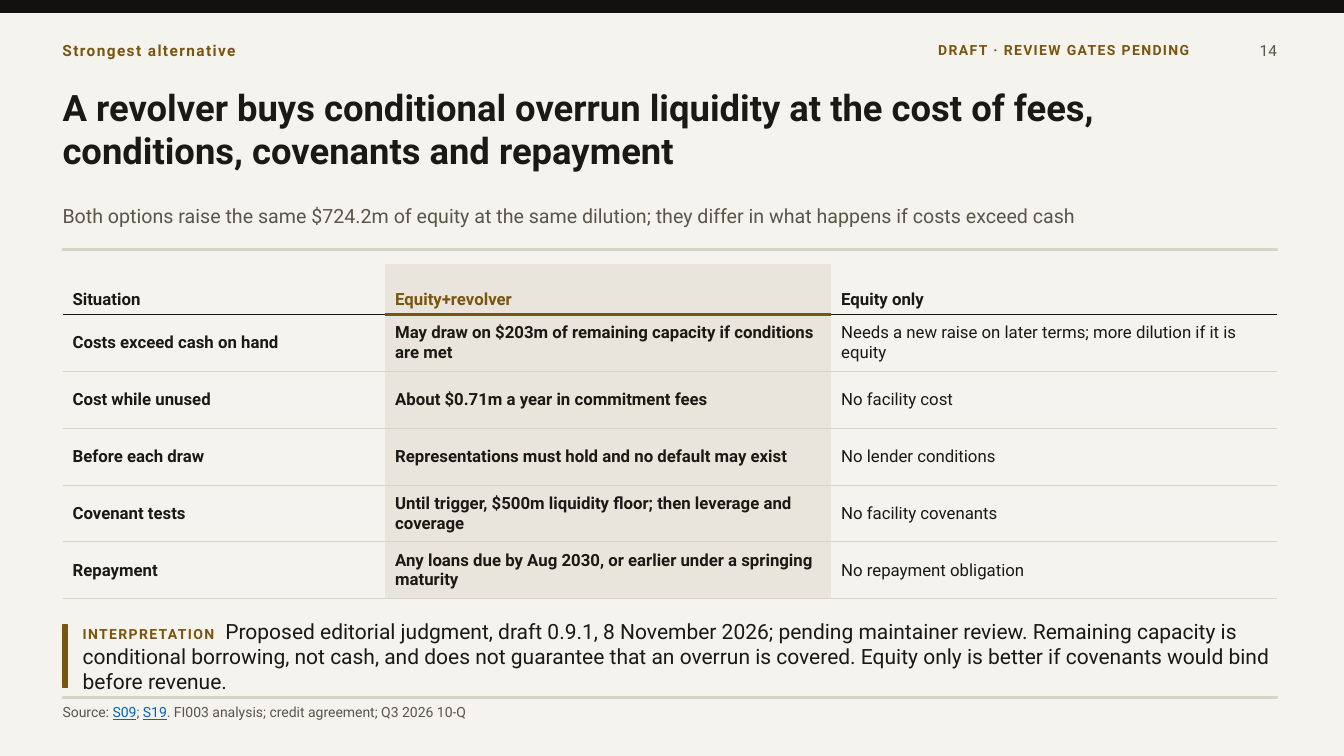
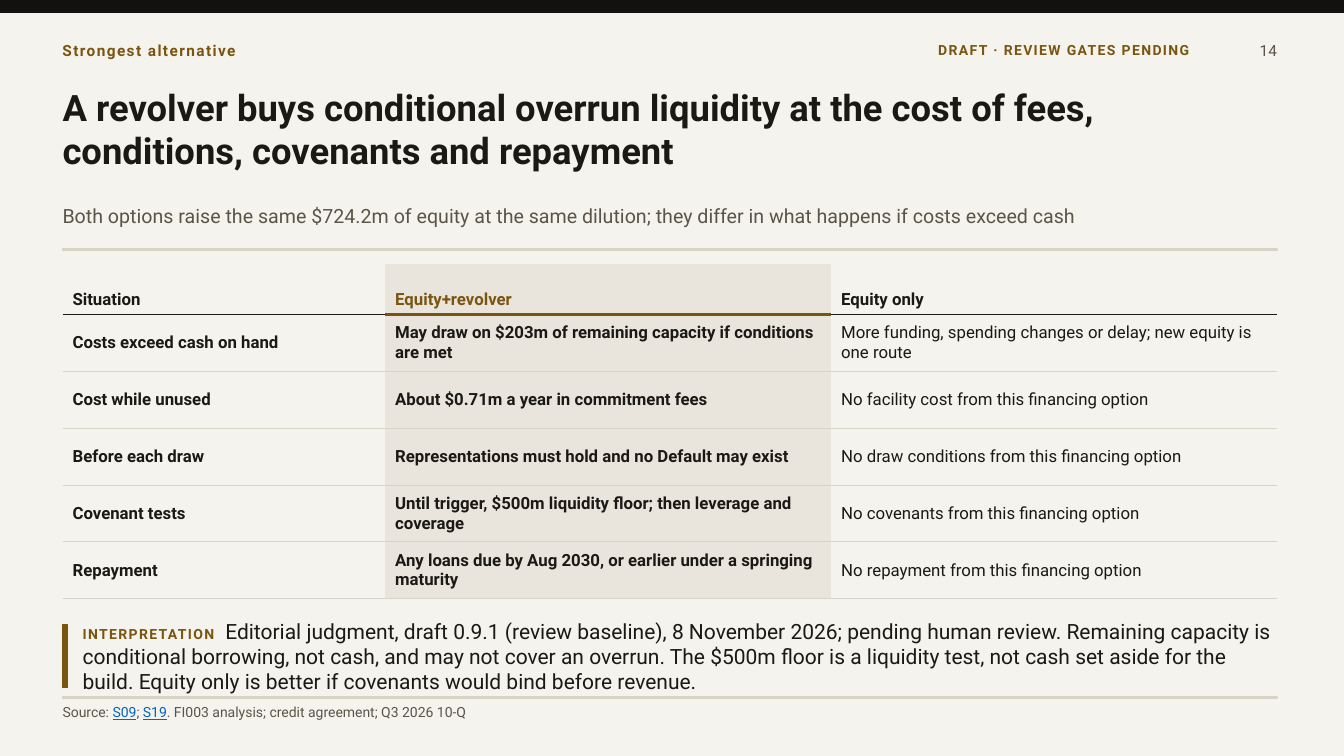
Before and after one commit to VSSpowerlifting/strategic-materials-policy-tracker, a slide deck: slide 14 of research/fi003/outputs/presentation-draft-v091/fi003-jpmorgan-mp-materials-draft-0.9.1.pptx. Drawn at 1344x756 pixels with LibreOffice and Linux fonts; fonts in the diff are those of the drawing. Boxes give left, top, right and bottom in pixels: in the first picture for what was removed or moved away, otherwise in the second. Text is boxed around its words. In the diff, an @@ line names an element or a change of style, - is before the commit and + after.

```diff
--- a/research/fi003/outputs/presentation-draft-v091/fi003-jpmorgan-mp-materials-draft-0.9.1.pptx
+++ b/research/fi003/outputs/presentation-draft-v091/fi003-jpmorgan-mp-materials-draft-0.9.1.pptx
@@ table at (63, 264, 1276, 593) @@
-row 2, column 3: Needs a new raise on later terms; more dilution if it is equity
+row 2, column 3: More funding, spending changes or delay; new equity is one route
-row 3, column 3: No facility cost
+row 3, column 3: No facility cost from this financing option
-row 4, column 2: Representations must hold and no default may exist
+row 4, column 2: Representations must hold and no Default may exist
-row 4, column 3: No lender conditions
+row 4, column 3: No draw conditions from this financing option
-row 5, column 3: No facility covenants
+row 5, column 3: No covenants from this financing option
-row 6, column 3: No repayment obligation
+row 6, column 3: No repayment from this financing option
@@ text at (83, 622, 1270, 694): text changed @@
-INTERPRETATION Proposed editorial judgment, draft 0.9.1, 8 November 2026; pending maintainer review. Remaining capacity is conditional borrowing, not cash, and does not guarantee that an overrun is covered. Equity only is better if covenants would bind before revenue.
+INTERPRETATION Editorial judgment, draft 0.9.1 (review baseline), 8 November 2026; pending human review. Remaining capacity is conditional borrowing, not cash, and may not cover an overrun. The $500m floor is a liquidity test, not cash set aside for the build. Equity only is better if covenants would bind before revenue.
```
Also in this commit, not shown: 6 other slides changed, 18 other files.
